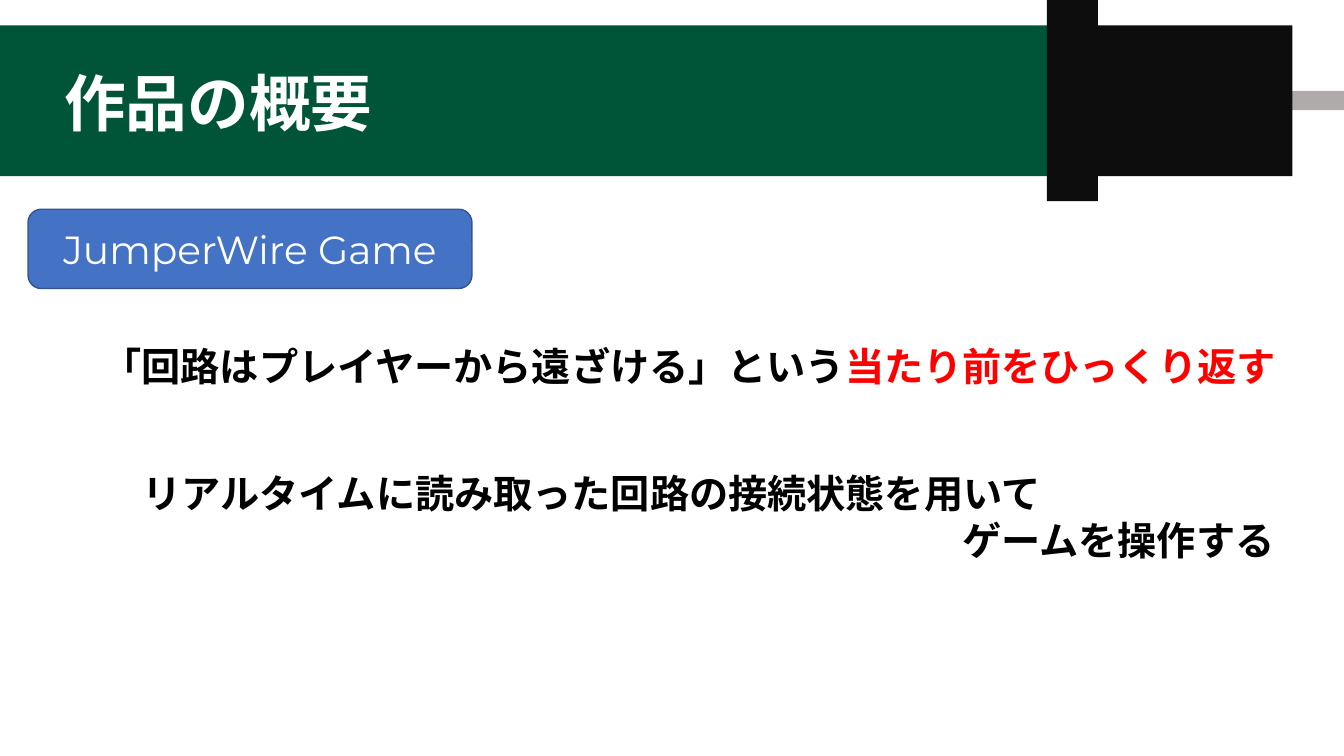
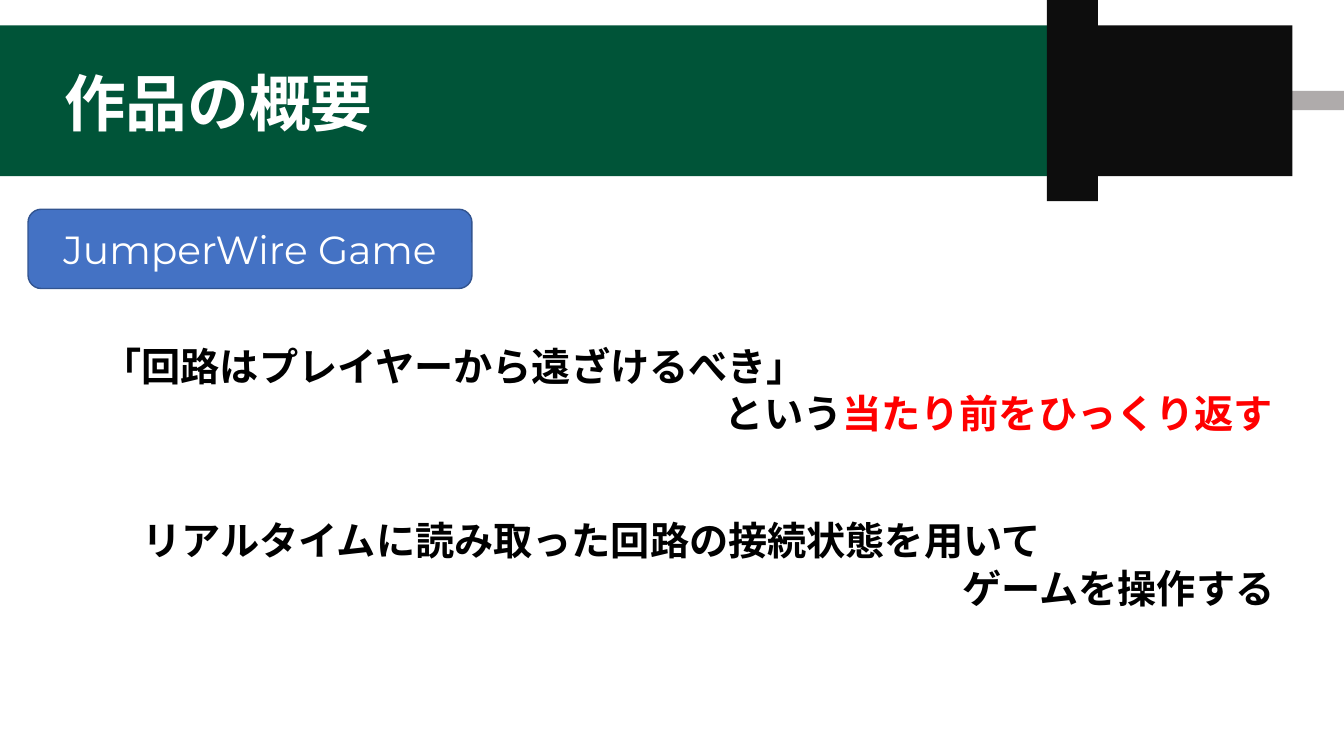
Before and after one commit to Slephy/Unity_JumperWireGame, a slide deck: slide 3 of Presentation/MN演習 最終プレゼン.pptx. Drawn at 1344x756 pixels with LibreOffice and Linux fonts; fonts in the diff are those of the drawing. Boxes give left, top, right and bottom in pixels: in the first picture for what was removed or moved away, otherwise in the second. Text is boxed around its words. In the diff, an @@ line names an element or a change of style, - is before the commit and + after.

Commit message:
Update MN演習 最終プレゼン.pptx
シリアル通信の自動判別を削除する前に保存

```diff
--- a/Presentation/MN演習 最終プレゼン.pptx
+++ b/Presentation/MN演習 最終プレゼン.pptx
@@ text at box(102, 347, 1273, 432): text changed @@
-「回路はプレイヤーから遠ざける」という当たり前をひっくり返す
+「回路はプレイヤーから遠ざけるべき」
+という当たり前をひっくり返す
```
Also in this commit, not shown: 3 other slides changed, 1 slide added.
